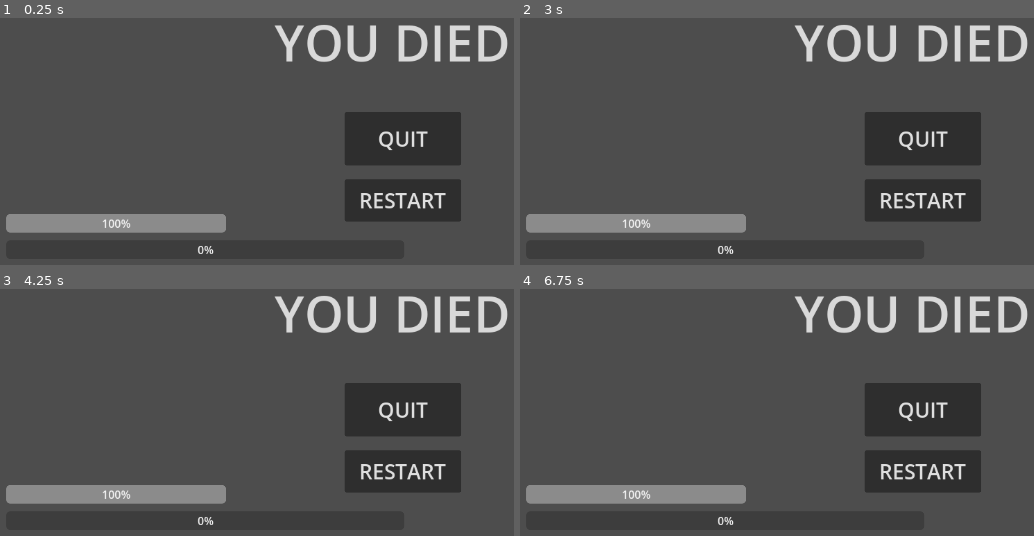
Above: before the commit, frames 1-4 (two rows, left to right).
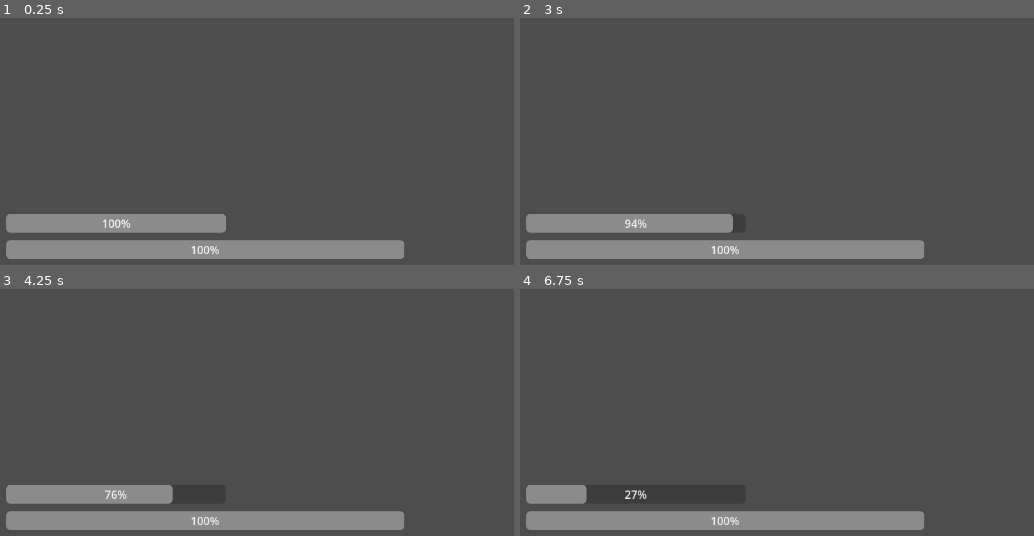
Above: after the commit, the same moments.

Repository: Duckayy/airborne
Game: Godot game, scene res://Player/Player.tscn
Two runs of this game, one before a commit and one after it. Both use one fixed random seed, a clock stepped at 60 frames per second and the inputs below. The project has no main scene, so this scene is started directly.
Inputs (mouse positions are in pixels of both pictures, inside the frame that each line leads up to):
- Up to frame 1 (0.25 s): no input
- Up to frame 2 (3 s): click (920, 200) at 0.5 s, where only the run before the commit has a clickable "RESTART"; click (920, 200) at 1.25 s, where only the run before the commit has a clickable "RESTART"; click (920, 200) at 2 s, where only the run before the commit has a clickable "RESTART"; tap Enter at 2.75 s; move the mouse to (outside the picture) at 2.77 s; hold D (Move Right) from 2.78 s (still down); hold Shift (Sprint) from 2.78 s (still down); click (outside the picture) at 2.92 s
- Up to frame 3 (4.25 s): tap Space (Jump) at 3.02, 3.05, 3.32, 3.6, 3.77, 4.07 s; move the mouse to (231, 335) at 3.52 s; release D (Move Right) at 3.53 s; release Shift (Sprint) at 3.53 s; hold S (Move Backward) from 3.53 s (still down); click (231, 335) at 3.67 s; tap Shift (Sprint) at 3.8 s
- Up to frame 4 (6.75 s): tap Space (Jump) at 4.25, 4.55, 5.27, 5.57 s; move the mouse to (outside the picture) at 4.27 s; release S (Move Backward) at 4.28 s; hold D (Move Right) 4.28-5.03 s; hold Shift (Sprint) 4.28-5.03 s; click (outside the picture) at 4.42 s; move the mouse to (874, 405) at 5.02 s; hold W (Move Forward) 5.03-5.78 s; tap Shift (Sprint) at 5.1, 6.6 s; click (874, 405) at 5.17 s; move the mouse to (outside the picture) at 5.77 s; hold Shift (Sprint) 5.78-6.53 s; hold A (Move Left) from 5.78 s (still down); click (outside the picture) at 5.92 s; move the mouse to (outside the picture) at 6.52 s; click (outside the picture) at 6.67 s

The runs differ from the first frame. In frame 1, 17% of the frame differs, in the area x 1-99%, y 2-98%; in frame 2, 17%; in frame 3, 18%; in frame 4, 19%.

Commit message:
readded script to player

Diff:
--- a/airborne/Player/Player.tscn
+++ b/airborne/Player/Player.tscn
@@ -1,6 +1,6 @@
 [gd_scene format=3 uid="uid://bngbegk1f5iue"]
 
-[ext_resource type="Script" path="res://Player/player-1.gd" id="1_l8h54"]
+[ext_resource type="Script" uid="uid://sby4yq43o20m" path="res://Player/player.gd" id="1_3qydi"]
 
 [sub_resource type="CapsuleMesh" id="CapsuleMesh_3qydi"]
 
@@ -9,7 +9,7 @@
 [node name="Player2" type="Node3D" unique_id=61944695]
 
 [node name="PLAYER" type="CharacterBody3D" parent="." unique_id=891961531]
-script = ExtResource("1_l8h54")
+script = ExtResource("1_3qydi")
 
 [node name="MeshInstance3D" type="MeshInstance3D" parent="PLAYER" unique_id=780385553]
 transform = Transform3D(1, 0, 0, 0, 1, 0, 0, 0, 1, 0, 0.9512358, 0)
--- /dev/null
+++ b/airborne/Player/player.gd
@@ -0,0 +1,122 @@
+extends CharacterBody3D
+
+@export var speed = 14.0
+@export var sprint_speed = 35.0
+@export var acceleration = 50.0
+@export var friction = 60.0
+@export var fall_acceleration = 60.0
+@export var jump_velocity = 30.0
+@export var mouse_sensitivity = 0.002
+@export var max_stamina = 100.0
+@export var stamina_drain = 30.0
+@export var stamina_regen = 25.0
+@export var stamina_recharge_delay = 3.0
+@export var max_health = 100.0
+
+var stamina = max_stamina
+var recharge_timer = 0.0
+var health = max_health
+var is_dead = false
+
+@onready var head = $Head
+@onready var stamina_bar = $CanvasLayer/StaminaBar
+@onready var hp_bar = $HUD/HPBar
+@onready var death_screen = $HUD/DeathScreen
+@onready var restart_button = $HUD/DeathScreen/RestartButton
+@onready var quit_button = $HUD/DeathScreen/QuitButton
+
+func _ready():
+	Input.mouse_mode = Input.MOUSE_MODE_CAPTURED
+	stamina_bar.max_value = max_stamina
+	stamina_bar.value = stamina
+	death_screen.visible = false
+	hp_bar.max_value = max_health
+	hp_bar.value = health
+	restart_button.pressed.connect(_on_restart)
+	quit_button.pressed.connect(_on_quit)
+
+func _unhandled_input(event):
+	if event is InputEventMouseMotion:
+		rotate_y(-event.relative.x * mouse_sensitivity)
+		head.rotate_x(-event.relative.y * mouse_sensitivity)
+		head.rotation.x = clamp(
+			head.rotation.x,
+			deg_to_rad(-80),
+			deg_to_rad(80)
+		)
+
+func _physics_process(delta):
+	if is_dead:
+		return
+
+	var input_dir = Vector2.ZERO
+	if Input.is_action_pressed("Move Right"):
+		input_dir.x += 1
+	if Input.is_action_pressed("Move Left"):
+		input_dir.x -= 1
+	if Input.is_action_pressed("Move Forward"):
+		input_dir.y += 1
+	if Input.is_action_pressed("Move Backward"):
+		input_dir.y -= 1
+	input_dir = input_dir.normalized()
+
+	var direction = (
+		transform.basis *
+		Vector3(input_dir.x, 0, -input_dir.y)
+	).normalized()
+
+	var current_speed = speed
+	if Input.is_action_pressed("Sprint") and stamina > 0 and input_dir != Vector2.ZERO:
+		current_speed = sprint_speed
+		stamina -= stamina_drain * delta
+		recharge_timer = stamina_recharge_delay
+	else:
+		if recharge_timer > 0:
+			recharge_timer -= delta
+		else:
+			stamina += stamina_regen * delta
+
+	stamina = clamp(stamina, 0.0, max_stamina)
+	stamina_bar.value = stamina
+
+	var target_velocity = direction * current_speed
+	velocity.x = move_toward(velocity.x, target_velocity.x, acceleration * delta)
+	velocity.z = move_toward(velocity.z, target_velocity.z, acceleration * delta)
+
+	if input_dir == Vector2.ZERO:
+		velocity.x = move_toward(velocity.x, 0.0, friction * delta)
+		velocity.z = move_toward(velocity.z, 0.0, friction * delta)
+
+	if is_on_floor():
+		if Input.is_action_just_pressed("Jump"):
+			velocity.y = jump_velocity
+	else:
+		velocity.y -= fall_acceleration * delta
+
+	move_and_slide()
+
+func take_damage(amount: float):
+	if is_dead:
+		return
+	health -= amount
+	health = clamp(health, 0, max_health)
+	hp_bar.value = health
+	if health <= 0:
+		_die()
+
+func _die():
+	if is_dead:
+		return
+	is_dead = true
+	death_screen.visible = true
+	get_tree().paused = true
+	Input.mouse_mode = Input.MOUSE_MODE_VISIBLE
+
+func _on_restart():
+	is_dead = false
+	get_tree().paused = false
+	Input.mouse_mode = Input.MOUSE_MODE_CAPTURED
+	get_tree().reload_current_scene()
+
+func _on_quit():
+	get_tree().quit()
Not shown, added: airborne/Player/player.gd.uid
